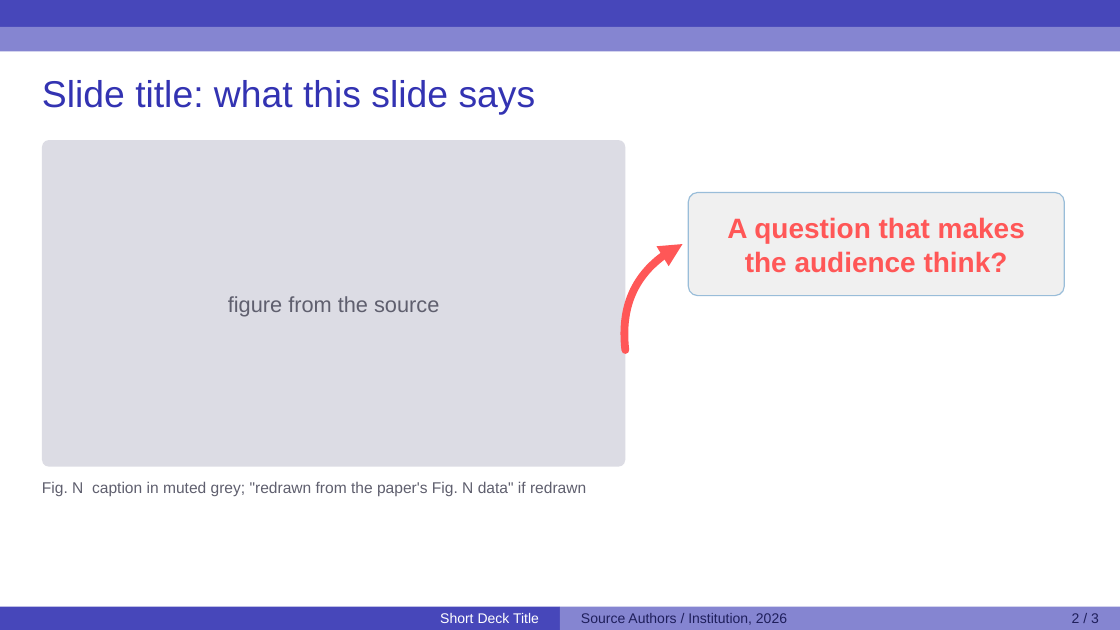
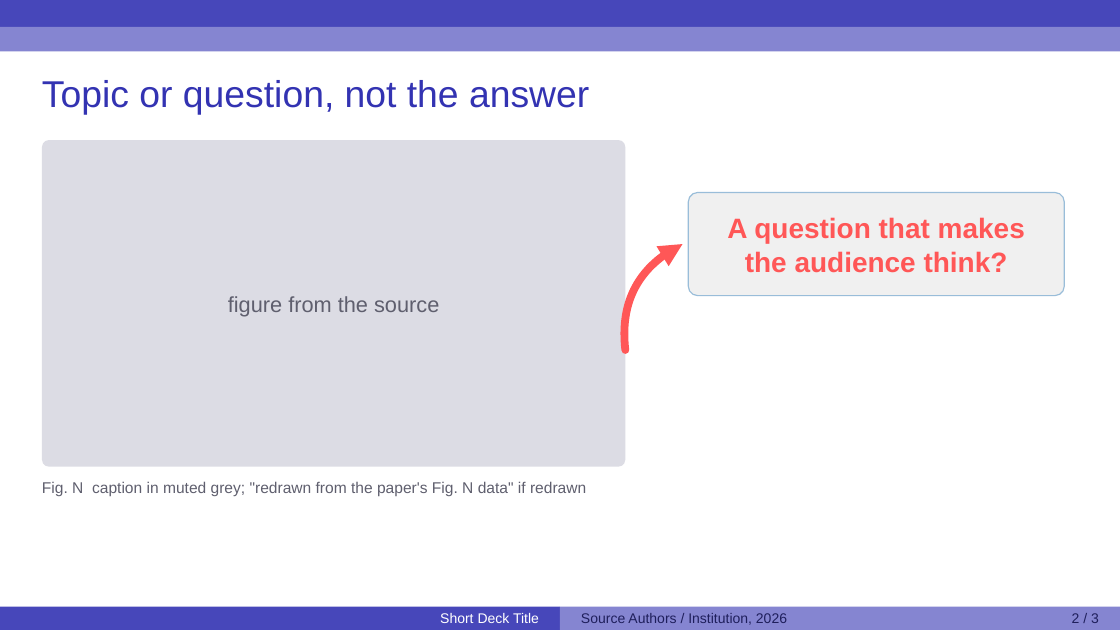
Before and after one commit to whats2000/paper-sharing-skills, a slide deck: slide 2 of skills/paper-discussion-slides/assets/sample-template.pptx. Drawn at 1120x630 pixels with LibreOffice and Linux fonts; fonts in the diff are those of the drawing. Boxes give left, top, right and bottom in pixels: in the first picture for what was removed or moved away, otherwise in the second. Text is boxed around its words. In the diff, an @@ line names an element or a change of style, - is before the commit and + after.

```diff
--- a/skills/paper-discussion-slides/assets/sample-template.pptx
+++ b/skills/paper-discussion-slides/assets/sample-template.pptx
@@ text at (42,80,589,115): text changed @@
-Slide title: what this slide says
+Topic or question, not the answer
```
Also in this commit, not shown: 1 other slide changed, 8 other files.
